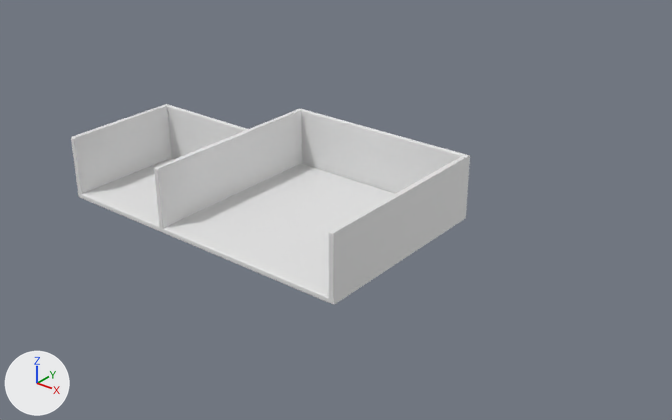
An edit to the Blender file MIMI.blend, drawn before and after from the same camera.
One viewpoint serves both versions: a 50 mm lens placed at (45.4, -53.7, 35.3), pointed at (0.2, 2.8, 0.3). Every picture has the same lights, and +X, +Y and +Z are marked at lower left. The older version comes first. Materials are left out; every surface is plain grey.
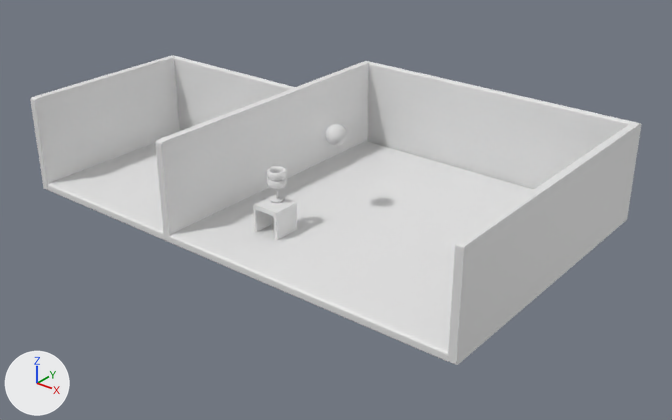
Changed parts and their boxes [x1, y1, x2, y2] in the pictures (672 x 420 px):
'Cube.006', moved, rescaled (53% wider, 54% taller): before [71, 104, 470, 305]; after [30, 55, 642, 365]
'Table', added: after [253, 195, 297, 240]
'Sphère', added: after [325, 124, 347, 146]
'Tore.001', added: after [267, 166, 287, 181]
'Tore', added: after [267, 178, 287, 189]
'Socle', added: after [270, 195, 284, 203]

The change, as a list of edits to the scene's bpy script:
```text
Add me_tore_001:
    me_tore_001.from_pydata(...)  # a torus around z (ring radius 1.0, tube radius 0.25) spanning x -1.25..1.25, y -1.25..1.25, z -0.25..0.25
    me_tore_001.polygons.foreach_set('use_smooth', [True] * 576)
Add me_cube_002:
    me_cube_002.from_pydata(...)  # 160 vertices, 90 faces; spans x -1.0..1.0, y -1.0..1.0, z -1.0..11.41
Add me_sphère_003:
    me_sphère_003.from_pydata(...)  # 2466 vertices, 2496 faces; spans x -1.04..1.04, y -1.04..1.04, z -1.04..1.04
Add me_cylindre:
    me_cylindre.from_pydata(...)  # a 32-sided cylinder along z spanning x -1.0..1.0, y -1.0..1.0, z -1.0..1.0
    me_cylindre.polygons.foreach_set('use_smooth', [True] * 34)
Change ob_cube_006:
    ob_cube_006.location: (-19.83, -3.26, 2.68) -> (-23.41, -1.52, 4.3)
    ob_cube_006.scale: (0.224, 5.59, 2.92) -> (0.337, 8.4, 4.39)
Add ob_tore_001:
    ob_tore_001 = bpy.data.objects.new('Tore.001', me_tore_001)
    ob_tore_001.location = (-0.97, -3.3, 5.44)
    ob_tore_001.scale = (0.646, 0.646, 1.42)
Add ob_tore:
    ob_tore = bpy.data.objects.new('Tore', me_tore_001.copy())
    ob_tore.location = (-0.97, -3.3, 4.74)
    ob_tore.scale = (0.646, 0.646, 1.42)
Add ob_table:
    ob_table = bpy.data.objects.new('Table', me_cube_002)
    ob_table.location = (-0.71, -3.9, 2.92)
    ob_table.scale = (1.23, 1.23, -0.199)
    _m = ob_table.modifiers.new('Biseau', 'BEVEL')
    _m.width = 4.25
    _m.width_pct = 4.25
    _m.segments = 28
    _m.angle_limit = 0.606
    _m.offset_type = 'ABSOLUTE'
Add ob_sphère:
    ob_sphère = bpy.data.objects.new('Sphère', me_sphère_003)
    ob_sphère.location = (0.73, 2.16, 7.48)
    ob_sphère.scale = (0.851, 0.851, 0.851)
Add ob_socle:
    ob_socle = bpy.data.objects.new('Socle', me_cylindre)
    ob_socle.location = (-0.98, -3.32, 3.19)
    ob_socle.scale = (0.563, 0.563, 0.0819)
```
